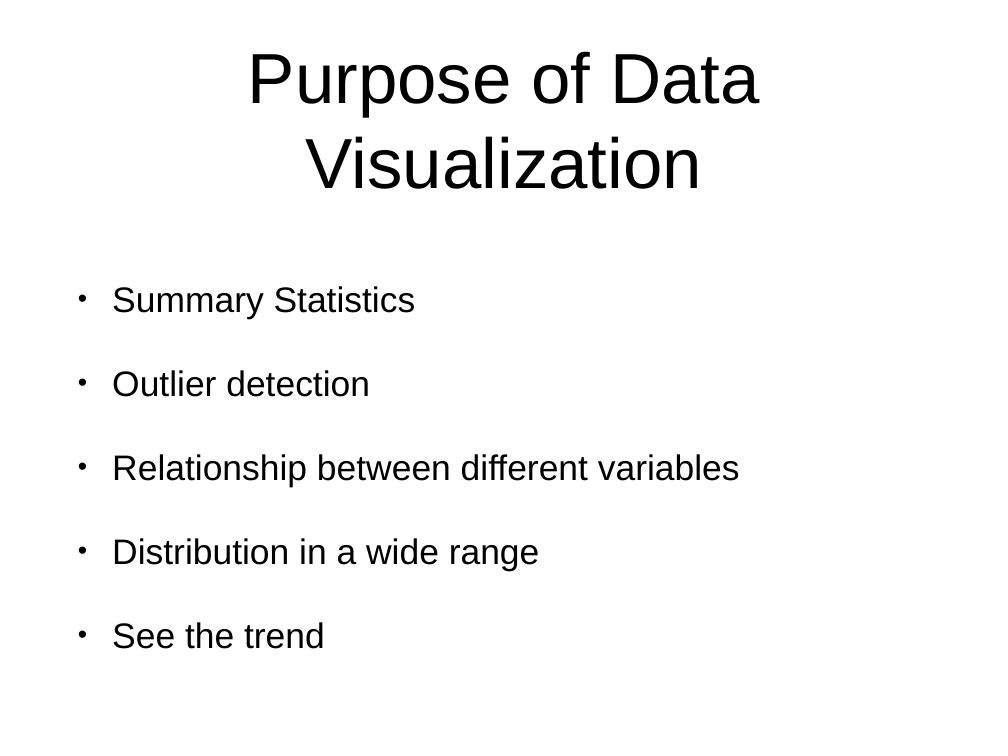
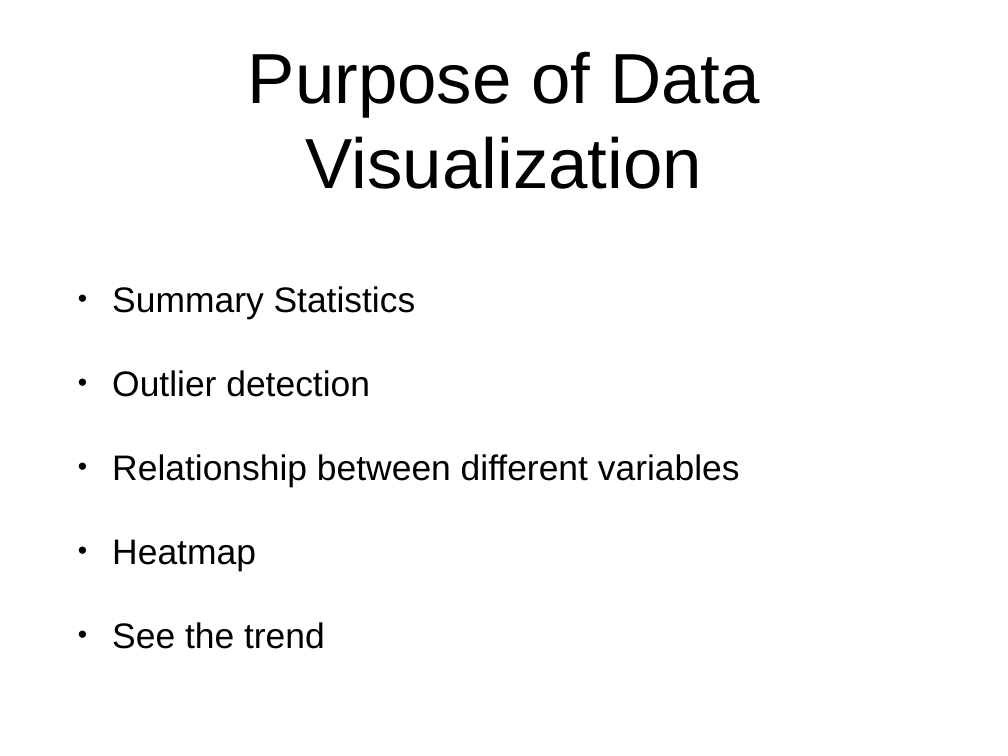
Before and after one commit to chenxu10/Kaggle_Benz, a slide deck: slide 6 of Lecture_Notes/2 Data Visualization/Lecture_1_Data_Visualization.pptx. Drawn at 1008x756 pixels with LibreOffice and Linux fonts; fonts in the diff are those of the drawing. Boxes give left, top, right and bottom in pixels: in the first picture for what was removed or moved away, otherwise in the second. Text is boxed around its words. In the diff, an @@ line names an element or a change of style, - is before the commit and + after.

```diff
--- a/Lecture_Notes/2 Data Visualization/Lecture_1_Data_Visualization.pptx
+++ b/Lecture_Notes/2 Data Visualization/Lecture_1_Data_Visualization.pptx
@@ text at [112,539,256,571]: text changed @@
-• Distribution in a wide range
+• Heatmap
```
Also in this commit, not shown: 1 other slide changed, 2 other files.
